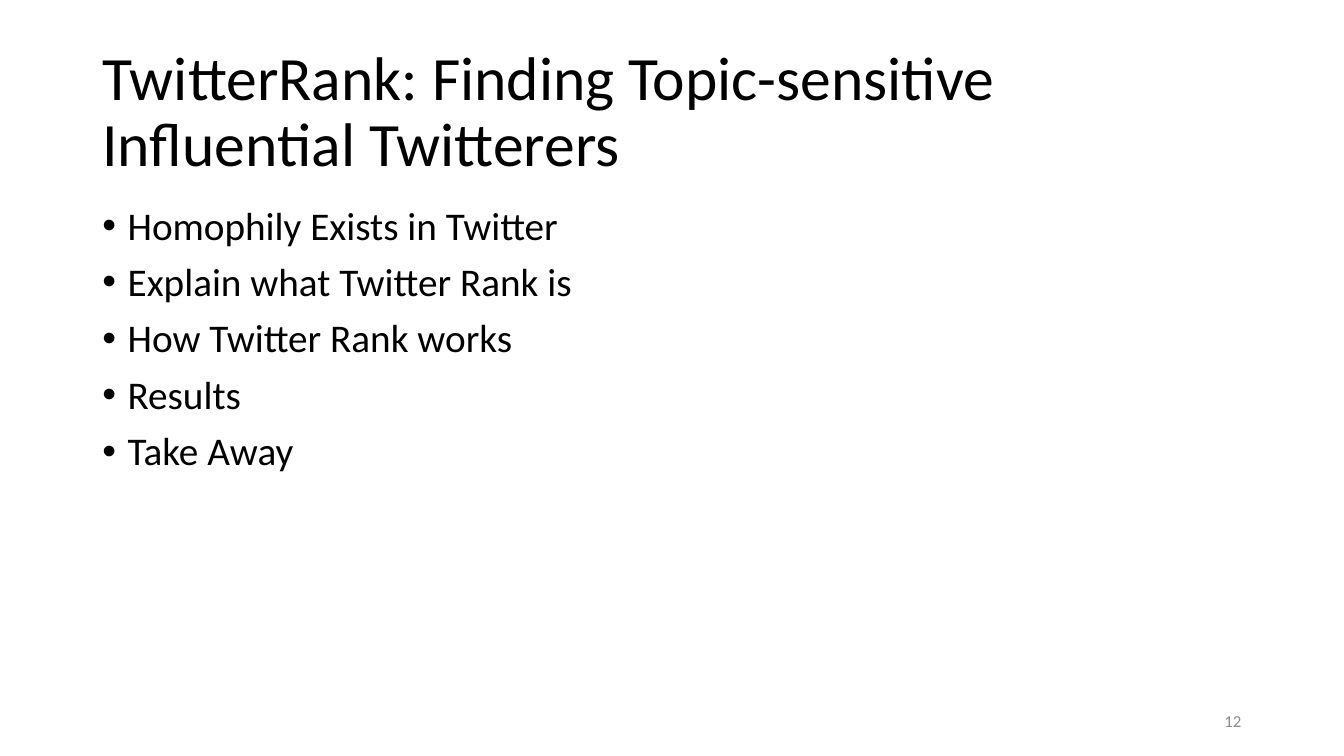
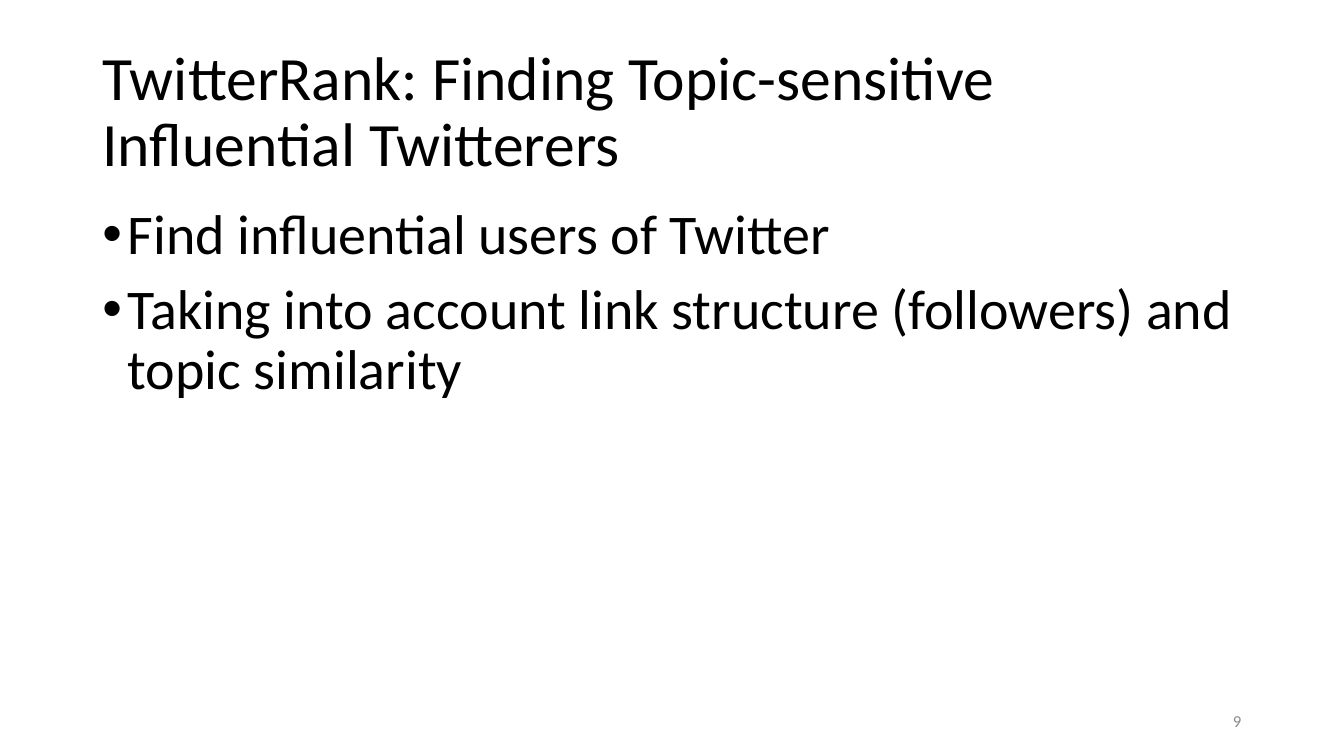
Before and after one commit to Miranda-C-Smith/cs834-f17, a slide deck: slide 9 of assignments/Presentation2/TopicPageRankSlides.pptx (slide 12 before the commit). Drawn at 1344x756 pixels with LibreOffice and Linux fonts; fonts in the diff are those of the drawing. Boxes give left, top, right and bottom in pixels: in the first picture for what was removed or moved away, otherwise in the second. Text is boxed around its words. In the diff, an @@ line names an element or a change of style, - is before the commit and + after.

```diff
--- a/assignments/Presentation2/TopicPageRankSlides.pptx
+++ b/assignments/Presentation2/TopicPageRankSlides.pptx
@@ text at [128, 215, 1232, 398]: text changed; size 28 to 40 pt @@
-• Homophily Exists in Twitter
-• Explain what Twitter Rank is
-• How Twitter Rank works
-• Results
-• Take Away
+• Find influential users of Twitter
+• Taking into account link structure (followers) and topic similarity
@@ page number at [1233, 716, 1241, 727]: text changed @@
-12
+9
```
Also in this commit, not shown: 5 other slides changed, 6 slides added, 4 slides removed.
